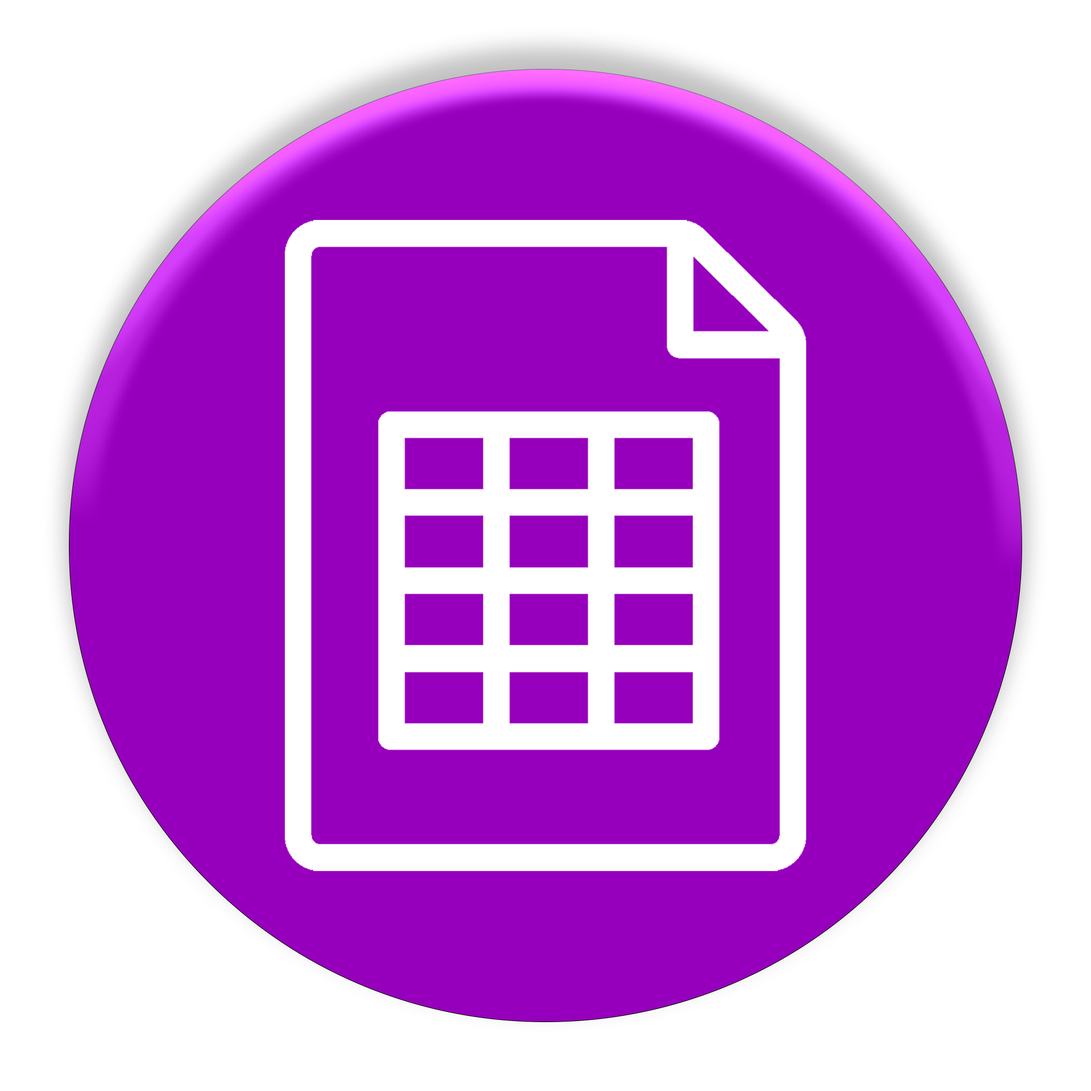
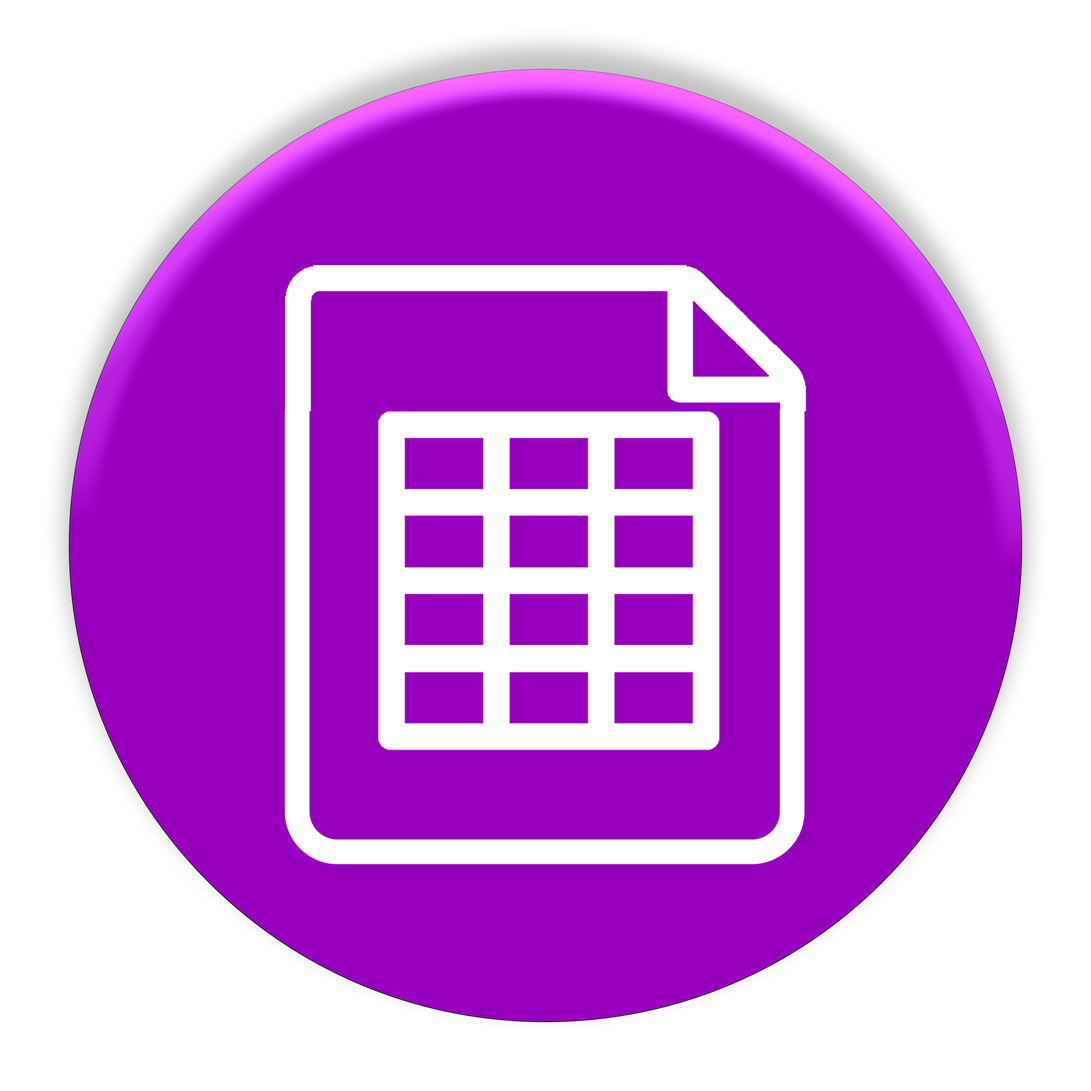
Before/after of a 1091×1091 layered artwork. What changed in the layer stack:
added group "Group 2" with 2 layers above "Layer 3" over [284, 264, 807, 865]
added layer "Rounded Rectangle 2" in group "Group 2" over [284, 409, 805, 865]
added layer "Layer 4" in group "Group 2" over [284, 264, 807, 412]
painted on "Layer 3", masked it over [284, 220, 807, 872]
painted on "Ellipse 1" (1st of 3) over [464, 1014, 471, 1017]
